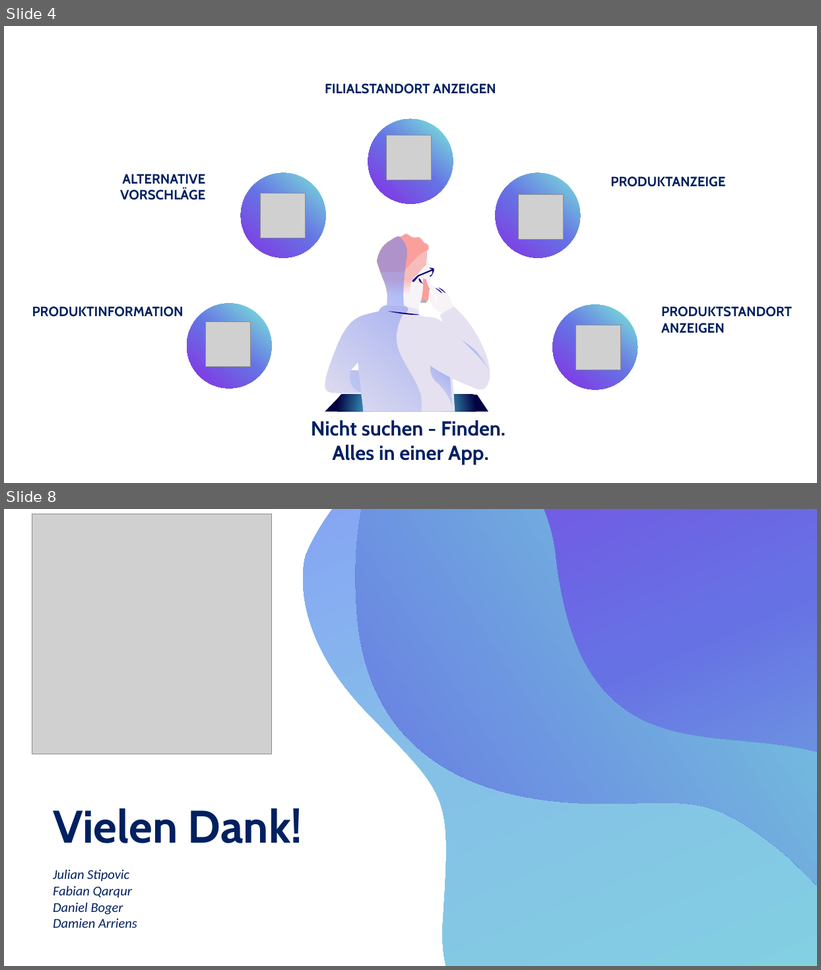
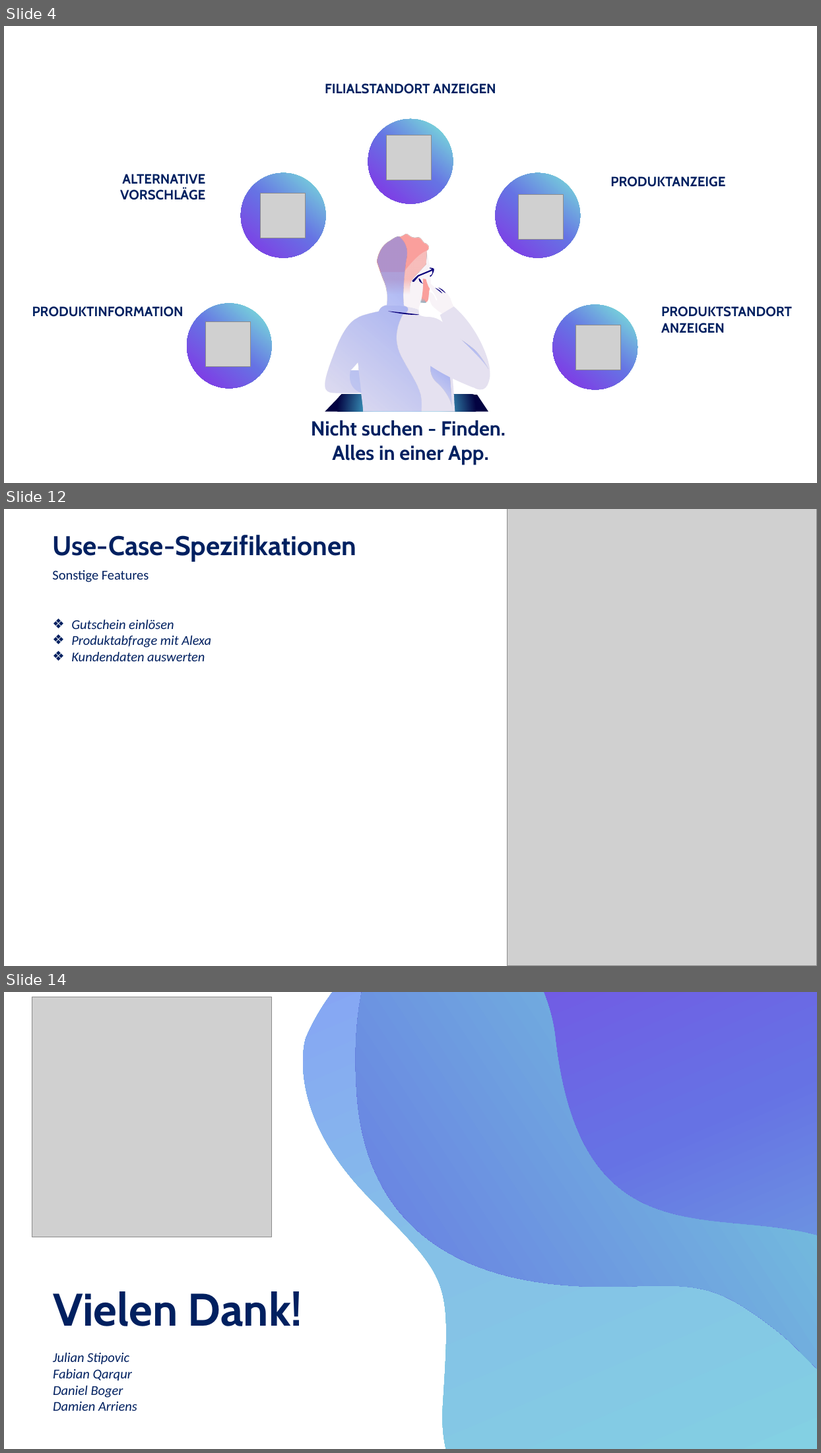
Before and after one commit to DaM1eN02/product-navigator-back-end, a slide deck: Fallstudie/Zwischenpräsentation.pptx. Shown one above the other, each under a label of ours: slides 4 and 8 before the commit, slides 4, 12 and 14 after it; the slides between them are not shown. The pictures are 821x970 and 821x1453 pixels, drawn with LibreOffice and Linux fonts; fonts in the diff are those of the drawing; grey boxes stand for pictures. Boxes give left, top, right and bottom in pixels: in the first picture for what was removed or moved away, otherwise in the second. Text is boxed around its words. In the diff, an @@ line names an element or a change of style, - is before the commit and + after.

```diff
--- a/Fallstudie/Zwischenpräsentation.pptx
+++ b/Fallstudie/Zwischenpräsentation.pptx
@@ slide 12 added at <box>4,509,817,966</box>, background #FFFFFF @@
@@ picture added at <box>507,509,817,966</box> @@
@@ text added at <box>52,535,356,562</box>, 32 pt, text #002060, bold @@
+Use-Case-Spezifikationen
@@ text added at <box>52,570,149,582</box>, 16 pt, text #002060 @@
+Sonstige Features
@@ text added at <box>71,619,211,661</box>, 16 pt, text #002060, italic @@
+❖ Gutschein einlösen
+❖ Produktabfrage mit Alexa
+❖ Kundendaten auswerten
@@ what was slide 8 is now slide 14 @@
```
Also in this commit, not shown: 4 slides changed, 5 other slides added.
